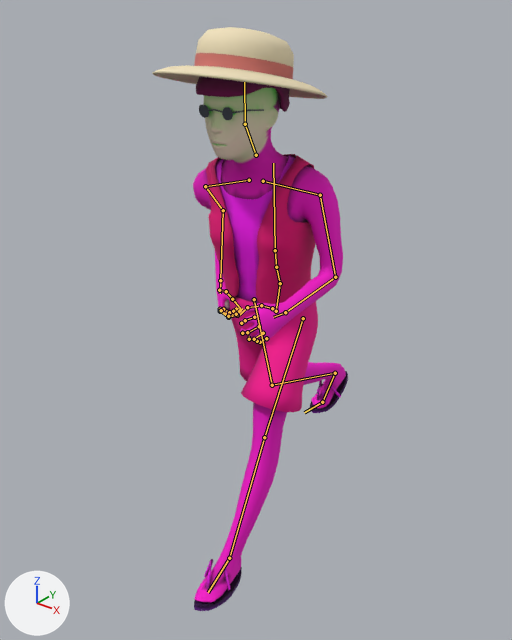
What one commit did to the glTF model boy/boy.glb.
One viewpoint serves both versions: a camera (50 mm lens) standing at (1.043, -1.399, 1.494) and looking at (-0.045, -0.04, 0.651). Lighting does not change. The marker at lower left points along +X, +Y and +Z. The first picture is the older version. Both versions are drawn at frame 0 of the action 'run'; the numbers are the values there. The bones that change, and the others that lie on the model, are drawn over the model as lines.

Objects in the first picture: 'BoyMesh', 'Hat', 'Stone' and 1 more.
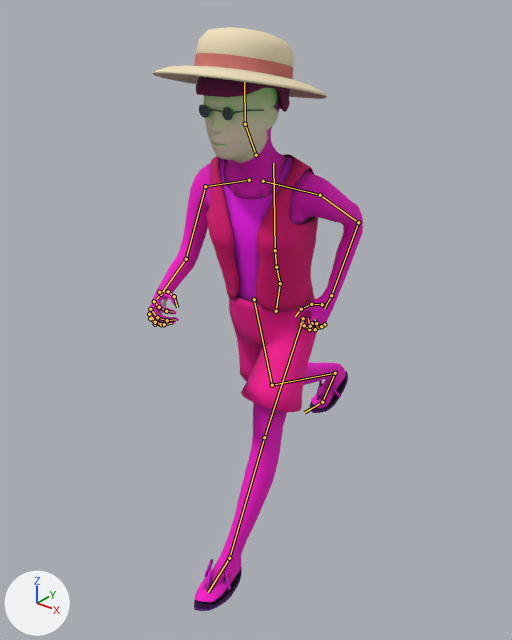
What the commit changed:
Bone 'upperarm_l' (bone_upperarm_l) turns from (22, 13, -21) to (-47, 19, -42) degrees about its own x, y and z.
Bone 'lowerarm_l' (bone_lowerarm_l) turns from (33, -1, 2) to (44, -1, 3) degrees about its own x, y and z.
Bone 'upperarm_r' (bone_upperarm_r) turns from (-47, -19, 42) to (22, -13, 21) degrees about its own x, y and z.
Bone 'lowerarm_r' (bone_lowerarm_r) turns from (44, 1, -3) to (33, 1, -2) degrees about its own x, y and z.

Boxes (x1, y1, x2, y2) around the edits, measured in the pictures (512 x 640 px):
'BoyMesh', posed (38% wider)
    before: (193, 77, 348, 611)
    after: (149, 77, 363, 611)
'Stone', posed
    before: (225, 299, 229, 309)
    after: (159, 299, 166, 315)
bone 'upperarm_l', root to tip
    before: (320, 195) to (335, 277)
    after: (320, 195) to (358, 222)
bone 'lowerarm_l', root to tip
    before: (335, 277) to (285, 312)
    after: (358, 222) to (331, 295)
bone 'upperarm_r', root to tip
    before: (205, 186) to (223, 210)
    after: (205, 186) to (186, 259)
bone 'lowerarm_r', root to tip
    before: (223, 210) to (220, 280)
    after: (186, 259) to (161, 294)
